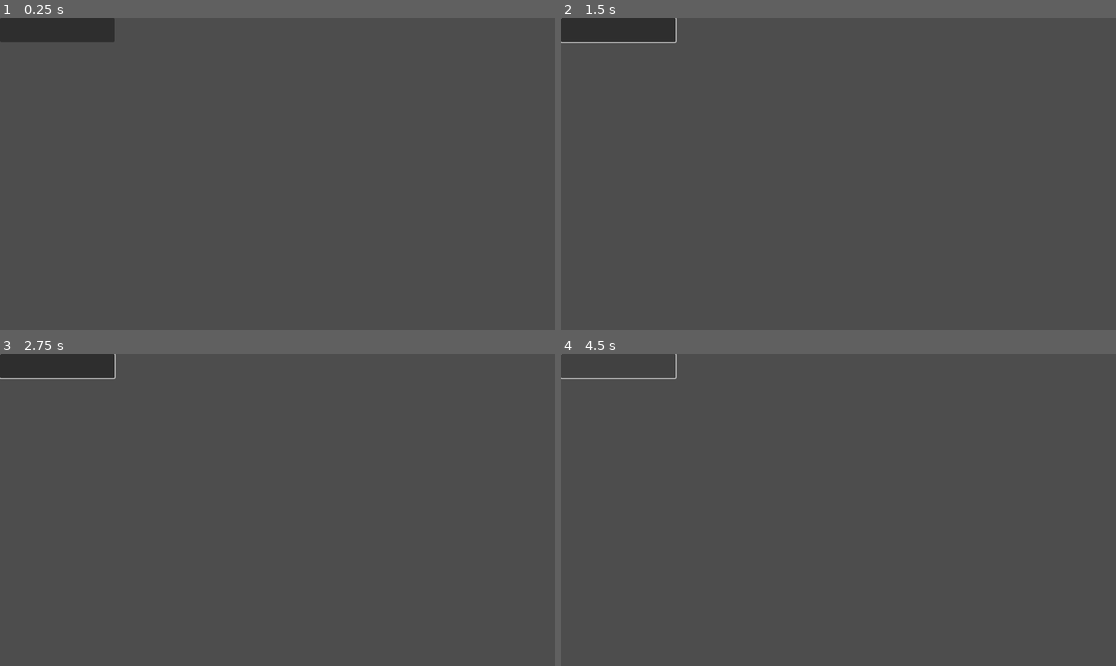
Above: before the commit, frames 1-4 (two rows, left to right).
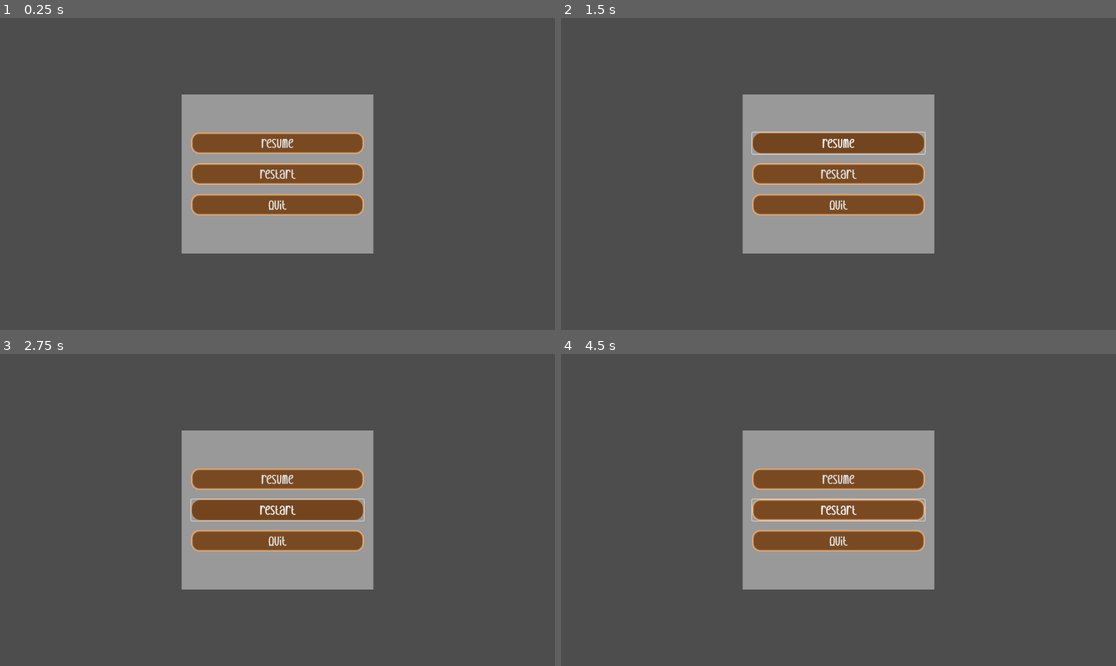
Above: after the commit, the same moments.

Repository: ewickland24/LeafGame
Game: Godot game, scene res://scenes/pause_menu.tscn
Same seed, same stepped clock (60 frames per second), same inputs: the game is played once before the commit and once after it. This scene is started directly instead of the project's main scene.
Inputs (mouse positions are in pixels of both pictures, inside the frame that each line leads up to):
- Up to frame 1 (0.25 s): no input
- Up to frame 2 (1.5 s): click (616, 30) at 0.52 s; click (838, 142) at 1.25 s, where only the run after the commit has a clickable "resume"
- Up to frame 3 (2.75 s): click (277, 510) at 2 s, where only the run after the commit has a clickable "restart"
- Up to frame 4 (4.5 s): click (838, 510) at 2.75 s, where only the run after the commit has a clickable "restart"; click (838, 510) at 3.5 s, where only the run after the commit has a clickable "restart"; click (616, 366) at 4.27 s

The runs differ from the first frame. In frame 1, 19% of the frame differs, in the area x 0-68%, y 0-76%; in frame 2, 19%; in frame 3, 19%; in frame 4, 18%.

Commit message:
Make progress on pause menu; make twig scene exist
Need to make the shader animation thingy do stuff for pause menu still

Diff:
--- /dev/null
+++ b/leaf-game/scenes/autumn_level.tscn
@@ -0,0 +1,10 @@
+[gd_scene load_steps=2 format=3 uid="uid://b67oyy0ht17dt"]
+
+[ext_resource type="Texture2D" path="res://assets/backgrounds/Level-Autumn.png" id="1_cv338"]
+
+[node name="autumn_level" type="Node2D"]
+
+[node name="background" type="Sprite2D" parent="."]
+position = Vector2(1896, 328)
+scale = Vector2(1, 0.6296297)
+texture = ExtResource("1_cv338")
--- /dev/null
+++ b/leaf-game/scenes/pause_menu.gdshader
@@ -0,0 +1,14 @@
+shader_type canvas_item;
+uniform sampler2D SCREEN_TEXTURE: hint_screen_texture, filter_linear_mipmap;
+
+uniform float lod: hint_range(0.0, 5) = 0.0;
+
+void fragment() {
+	vec4 color = texture(SCREEN_TEXTURE, SCREEN_UV, lod);
+	COLOR = color;
+}
+
+//void light() {
+//	// Called for every pixel for every light affecting the CanvasItem.
+//	// Uncomment to replace the default light processing function with this one.
+//}
--- a/leaf-game/scenes/pause_menu.tscn
+++ b/leaf-game/scenes/pause_menu.tscn
@@ -1,6 +1,81 @@
-[gd_scene format=3 uid="uid://dhs4k4yrphhs5"]
+[gd_scene load_steps=10 format=3 uid="uid://dggwy7x3xx8j2"]
+
+[ext_resource type="Shader" uid="uid://c426tkaqag14" path="res://scenes/pause_menu.gdshader" id="1_myx47"]
+[ext_resource type="FontFile" uid="uid://u3tjmtmiqcqo" path="res://assets/fonts/green_leaf/Green Leaf.otf" id="1_n87rw"]
+
+[sub_resource type="ShaderMaterial" id="ShaderMaterial_kukqi"]
+shader = ExtResource("1_myx47")
+shader_parameter/lod = 0.0
+
+[sub_resource type="StyleBoxFlat" id="StyleBoxFlat_kukqi"]
+content_margin_left = 20.0
+content_margin_right = 20.0
+
+[sub_resource type="StyleBoxFlat" id="StyleBoxFlat_n87rw"]
+bg_color = Color(0.47612, 0.2903492, 0.13198617, 1)
+border_width_left = 4
+border_width_top = 4
+border_width_right = 4
+border_width_bottom = 4
+border_color = Color(0.99560755, 0.74234235, 0.49763602, 1)
+border_blend = true
+corner_radius_top_left = 16
+corner_radius_top_right = 16
+corner_radius_bottom_right = 16
+corner_radius_bottom_left = 16
+
+[sub_resource type="StyleBoxFlat" id="StyleBoxFlat_myx47"]
+bg_color = Color(0.44565427, 0.27112207, 0.122458674, 1)
+border_width_left = 2
+border_width_top = 2
+border_width_right = 2
+border_width_bottom = 2
+border_color = Color(0.83137256, 0.5764706, 0.37254903, 1)
+border_blend = true
+corner_radius_top_left = 18
+corner_radius_top_right = 18
+corner_radius_bottom_right = 18
+corner_radius_bottom_left = 18
+
+[sub_resource type="Animation" id="Animation_5d2l8"]
+length = 0.001
+tracks/0/type = "value"
+tracks/0/imported = false
+tracks/0/enabled = true
+tracks/0/path = NodePath("ColorRect:material:shader")
+tracks/0/interp = 1
+tracks/0/loop_wrap = true
+tracks/0/keys = {
+"times": PackedFloat32Array(0),
+"transitions": PackedFloat32Array(1),
+"update": 1,
+"values": [ExtResource("1_myx47")]
+}
+
+[sub_resource type="Animation" id="Animation_myx47"]
+resource_name = "blur"
+length = 0.3
+tracks/0/type = "value"
+tracks/0/imported = false
+tracks/0/enabled = true
+tracks/0/path = NodePath("ColorRect:material:shader")
+tracks/0/interp = 1
+tracks/0/loop_wrap = true
+tracks/0/keys = {
+"times": PackedFloat32Array(0),
+"transitions": PackedFloat32Array(1),
+"update": 1,
+"values": [ExtResource("1_myx47")]
+}
+
+[sub_resource type="AnimationLibrary" id="AnimationLibrary_kukqi"]
+_data = {
+&"RESET": SubResource("Animation_5d2l8"),
+&"blur": SubResource("Animation_myx47")
+}
 
 [node name="pauseMenu" type="Control"]
+process_mode = 3
 layout_mode = 3
 anchors_preset = 15
 anchor_right = 1.0
@@ -8,7 +83,63 @@
 grow_horizontal = 2
 grow_vertical = 2
 
-[node name="Button" type="Button" parent="."]
-layout_mode = 0
-offset_right = 238.0
-offset_bottom = 50.0
+[node name="ColorRect" type="ColorRect" parent="."]
+material = SubResource("ShaderMaterial_kukqi")
+layout_mode = 1
+anchors_preset = 15
+anchor_right = 1.0
+anchor_bottom = 1.0
+grow_horizontal = 2
+grow_vertical = 2
+
+[node name="PanelContainer" type="PanelContainer" parent="."]
+layout_mode = 1
+anchors_preset = 8
+anchor_left = 0.5
+anchor_top = 0.5
+anchor_right = 0.5
+anchor_bottom = 0.5
+offset_left = -199.0
+offset_top = -165.0
+offset_right = 199.0
+offset_bottom = 165.0
+grow_horizontal = 2
+grow_vertical = 2
+theme_override_styles/panel = SubResource("StyleBoxFlat_kukqi")
+
+[node name="VBoxContainer" type="VBoxContainer" parent="PanelContainer"]
+layout_mode = 2
+theme_override_constants/separation = 20
+alignment = 1
+
+[node name="resumeButton" type="Button" parent="PanelContainer/VBoxContainer"]
+layout_mode = 2
+theme_override_fonts/font = ExtResource("1_n87rw")
+theme_override_font_sizes/font_size = 40
+theme_override_styles/normal = SubResource("StyleBoxFlat_n87rw")
+theme_override_styles/pressed = SubResource("StyleBoxFlat_myx47")
+theme_override_styles/hover = SubResource("StyleBoxFlat_myx47")
+text = "resume"
+
+[node name="quitToMainButton" type="Button" parent="PanelContainer/VBoxContainer"]
+layout_mode = 2
+theme_override_fonts/font = ExtResource("1_n87rw")
+theme_override_font_sizes/font_size = 40
+theme_override_styles/normal = SubResource("StyleBoxFlat_n87rw")
+theme_override_styles/pressed = SubResource("StyleBoxFlat_myx47")
+theme_override_styles/hover = SubResource("StyleBoxFlat_myx47")
+text = "restart"
+
+[node name="quitButton" type="Button" parent="PanelContainer/VBoxContainer"]
+layout_mode = 2
+theme_override_fonts/font = ExtResource("1_n87rw")
+theme_override_font_sizes/font_size = 40
+theme_override_styles/normal = SubResource("StyleBoxFlat_n87rw")
+theme_override_styles/pressed = SubResource("StyleBoxFlat_myx47")
+theme_override_styles/hover = SubResource("StyleBoxFlat_myx47")
+text = "Quit"
+
+[node name="AnimationPlayer" type="AnimationPlayer" parent="."]
+libraries = {
+&"": SubResource("AnimationLibrary_kukqi")
+}
--- /dev/null
+++ b/leaf-game/scenes/spring_level.tscn
@@ -0,0 +1,10 @@
+[gd_scene load_steps=2 format=3 uid="uid://poiiu3g6risk"]
+
+[ext_resource type="Texture2D" path="res://assets/backgrounds/Level-Spring.png" id="1_d3k7w"]
+
+[node name="springLevel" type="Node2D"]
+
+[node name="background" type="Sprite2D" parent="."]
+position = Vector2(1898.25, 314.24997)
+scale = Vector2(1.0115886, 0.6421296)
+texture = ExtResource("1_d3k7w")
--- /dev/null
+++ b/leaf-game/scenes/summer_level.tscn
@@ -0,0 +1,10 @@
+[gd_scene load_steps=2 format=3 uid="uid://de6lpskjqhgu7"]
+
+[ext_resource type="Texture2D" path="res://assets/backgrounds/Level-Summer.png" id="1_grf2j"]
+
+[node name="summer_level" type="Node2D"]
+
+[node name="background" type="Sprite2D" parent="."]
+position = Vector2(1882.5001, 319)
+scale = Vector2(0.99140626, 0.6296296)
+texture = ExtResource("1_grf2j")
--- /dev/null
+++ b/leaf-game/scenes/twig_cursor.tscn
@@ -0,0 +1,3 @@
+[gd_scene format=3 uid="uid://bjmlcmqaqiyvw"]
+
+[node name="twigCursor" type="AnimatedSprite2D"]
--- /dev/null
+++ b/leaf-game/scenes/winter_level.tscn
@@ -0,0 +1,10 @@
+[gd_scene load_steps=2 format=3 uid="uid://bl28dk1q205ex"]
+
+[ext_resource type="Texture2D" path="res://assets/backgrounds/Level-Winter.png" id="1_36hwf"]
+
+[node name="winter_level" type="Node2D"]
+
+[node name="background" type="Sprite2D" parent="."]
+position = Vector2(1873, 326)
+scale = Vector2(0.99010414, 0.6203704)
+texture = ExtResource("1_36hwf")
Not shown, added: leaf-game/scenes/pause_menu.gdshader.uid
